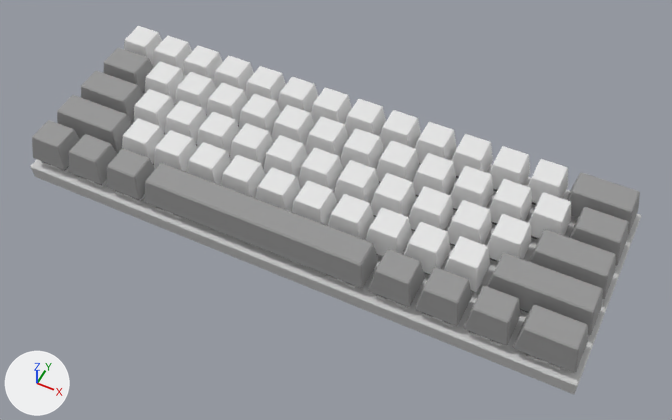
The glTF model apps/client/public/3d/keyboard.glb as it was, and as the next commit left it.
Camera for both pictures: a 50 mm lens placed at (0.109, -0.207, 0.241), pointed at (0.008, -0.005, -0.012). The lights are fixed; the arrows at lower left show +X, +Y and +Z. The older version comes first. Where no turn or scale is listed for an object, it has been applied to the vertices.

Before the edit, the objects in view are built like this:
```python
ob_object_100 = bpy.data.objects.new('Object_100', me_object_58)
ob_object_100.location = (0.0928, -0.0001, 0.0011)
ob_object_102 = bpy.data.objects.new('Object_102', me_object_59)
ob_object_102.location = (0.0883, -0.015, 0.0004)
ob_object_106 = bpy.data.objects.new('Object_106', me_object_61)
ob_object_106.location = (-0.0687, 0.0294, 0.0022)
ob_object_78 = bpy.data.objects.new('Object_78', me_object_47)
ob_object_78.location = (-0.0897, -0.015, 0.0003)
ob_object_80 = bpy.data.objects.new('Object_80', me_object_48)
ob_object_80.location = (-0.0102, -0.03, -0.0002)
ob_object_88 = bpy.data.objects.new('Object_88', me_object_52)
ob_object_88.location = (0.0765, -0.03, -0.0008)
ob_object_92 = bpy.data.objects.new('Object_92', me_object_54)
ob_object_92.location = (0.0429, -0.03, -0.0008)
ob_object_94 = bpy.data.objects.new('Object_94', me_object_55)
ob_object_94.location = (0.0959, -0.03, -0.0007)
ob_object_98 = bpy.data.objects.new('Object_98', me_object_57)
ob_object_98.location = (0.0943, 0.0294, 0.0025)
# also in view: 'Object_124' at (0.06, 0.029, 0.001); 'Object_162' at (0.047, -0.015, -0.001); 'Object_126' at (0.074, 0.029, 0.001); 'Object_118' at (0.017, 0.029, 0.001); 'Object_130' at (-0.044, 0.0, 0.0)
```
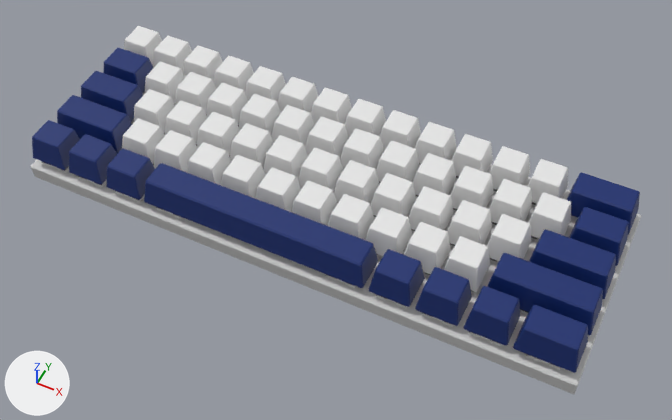
The newer file is also rescaled (x14.65) as a whole; pictures and numbers use the older file's frame.

Where the change shows, as pixel boxes (x1, y1, x2, y2) in the pictures (672 x 420 px):
'Object_80', recoloured (grey to dark blue)
    both: (144, 163, 378, 288)
'Object_102', recoloured (grey to dark blue)
    both: (487, 253, 603, 335)
'Object_94', recoloured (grey to dark blue)
    both: (513, 305, 588, 373)
'Object_100', recoloured (grey to dark blue)
    both: (529, 229, 616, 299)
'Object_98', recoloured (grey to dark blue)
    both: (567, 172, 640, 235)
'Object_78', recoloured (grey to dark blue)
    both: (57, 95, 132, 154)
'Object_88', recoloured (grey to dark blue)
    both: (463, 286, 521, 345)
'Object_90', recoloured (grey to dark blue)
    both: (415, 267, 472, 326)
'Object_92', recoloured (grey to dark blue)
    both: (369, 249, 425, 307)
'Object_96', recoloured (grey to dark blue)
    both: (569, 207, 629, 266)
'Object_76', recoloured (grey to dark blue)
    both: (81, 71, 143, 122)
'Object_86', recoloured (grey to dark blue)
    both: (106, 148, 155, 200)
'Object_84', recoloured (grey to dark blue)
    both: (69, 134, 117, 185)
'Object_82', recoloured (grey to dark blue)
    both: (32, 120, 80, 170)
'Object_72', recoloured (grey to dark blue)
    both: (103, 48, 153, 93)

Diff of the bpy script that builds the scene:
```diff
--- a/apps/client/public/3d/keyboard.glb.py
+++ b/apps/client/public/3d/keyboard.glb.py
@@ mat_keycaps_011 @@
 mat_keycaps_011 = principled_material('keycaps.011')
-mat_keycaps_011.base_color = (0.303, 0.303, 0.303)  # grey #969696
+mat_keycaps_011.base_color = (0.00439, 0.0232, 0.159)  # dark blue #0e2a6f
```
